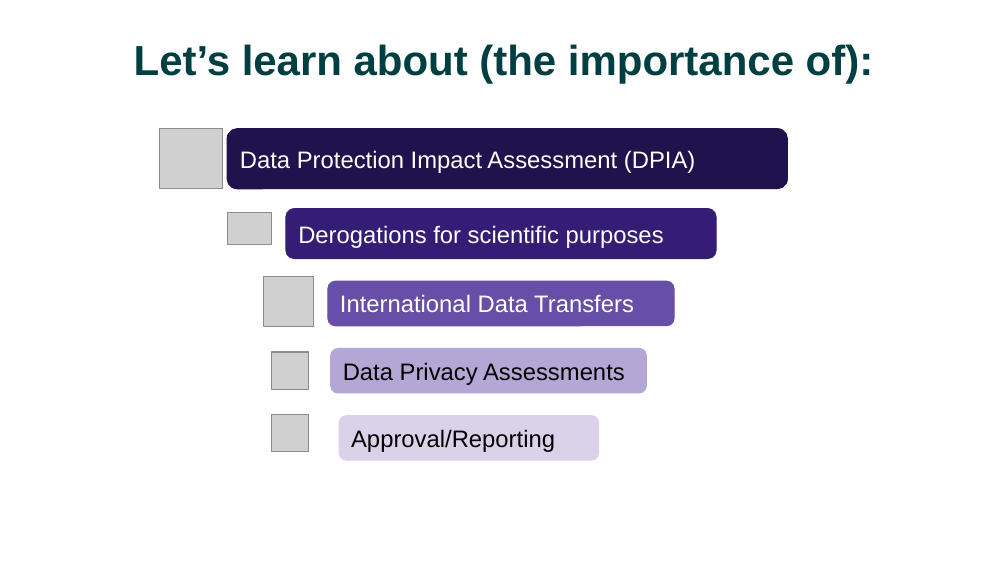
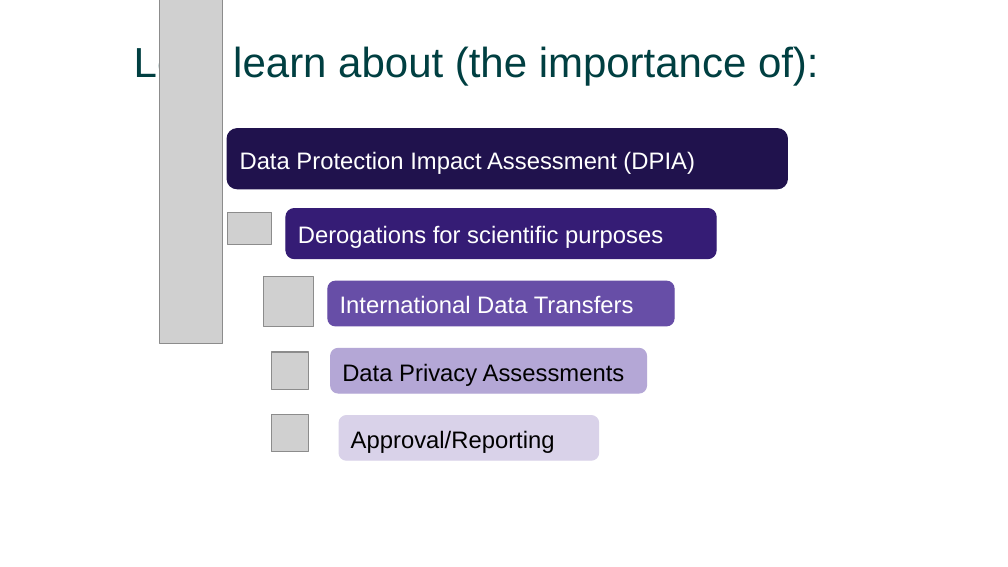
Before and after one commit to ELIXIR-Norway-Training/DMP-writing-workshop, a slide deck: slide 31 of 04_GDPR.odp (slide 32 before the commit). Drawn at 1008x567 pixels with LibreOffice and Linux fonts; fonts in the diff are those of the drawing; grey boxes stand for pictures. Boxes give left, top, right and bottom in pixels: in the first picture for what was removed or moved away, otherwise in the second. Text is boxed around its words. In the diff, an @@ line names an element or a change of style, - is before the commit and + after.

```diff
--- a/04_GDPR.odp
+++ b/04_GDPR.odp
@@ picture: place and size @@
-picture at bbox=[159, 129, 223, 190]
+picture at bbox=[159, 0, 223, 343]
@@ text "Let’s learn about (the importance ..." at bbox=[134, 44, 819, 86]: bold off; alignment centre to left; line spacing 0.83 to 1; vertical alignment middle to top @@
@@ freeform shape added at bbox=[227, 129, 787, 190], fill #20124D @@
@@ freeform shape added at bbox=[227, 129, 787, 190], outline #20124D 0.74 pt @@
@@ text "Data Protection Impact Assessment (DPIA)": place and size @@
-text "Data Protection Impact Assessment (DPIA)" at bbox=[227, 129, 787, 190]
+text "Data Protection Impact Assessment (DPIA)" at bbox=[240, 151, 694, 174]
@@ text "Data Protection Impact Assessment (DPIA)" at bbox=[240, 151, 694, 174]: vertical alignment middle to top; fill #20124D to none; outline #20124D 0.74 pt to none @@
@@ text "Data Privacy Assessments": place and size @@
-text "Data Privacy Assessments" at bbox=[331, 349, 646, 393]
+text "Data Privacy Assessments" at bbox=[342, 363, 625, 386]
@@ text "Data Privacy Assessments" at bbox=[342, 363, 625, 386]: vertical alignment middle to top; fill #B4A7D6 to none; outline #B4A7D6 0.74 pt to none @@
@@ text "Approval/Reporting": place and size @@
-text "Approval/Reporting" at bbox=[339, 415, 599, 460]
+text "Approval/Reporting" at bbox=[351, 430, 555, 453]
@@ text "Approval/Reporting" at bbox=[351, 430, 555, 453]: vertical alignment middle to top; fill #D9D2E9 to none; outline #D9D2E9 0.74 pt to none @@
```
Also in this commit, not shown: 45 other slides changed, 5 slides added, 3 slides removed, 3 other files.
